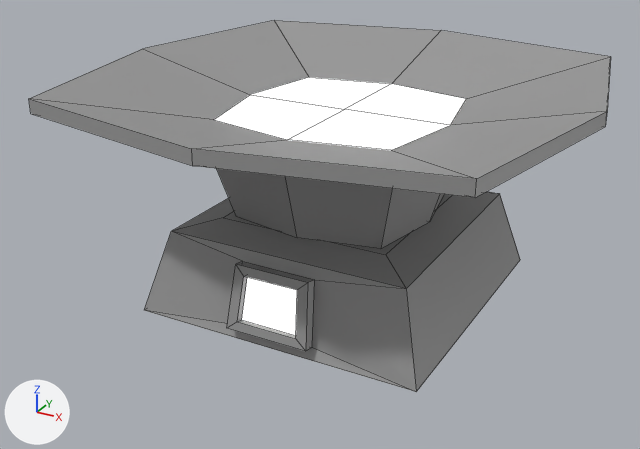
Before and after pictures for a commit that changed the Blender file assets/models/weighter.blend.
Both versions are drawn from a 50 mm camera at (0.353, -0.688, 0.402) aimed at (-0.015, -0.018, 0.067). The axes (+X, +Y, +Z) are drawn at lower left. The lights are the same throughout. Mesh edges are drawn as thin lines.

The first picture shows 'Weighter', 'WeighterPlate'.
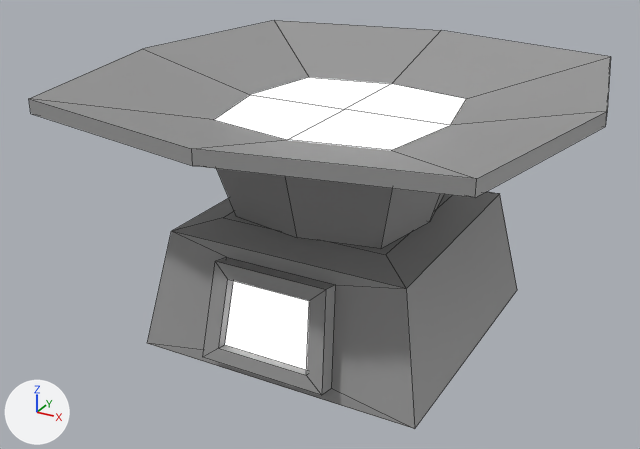
The newer file is also rescaled (x1.602), turned or shifted as a whole; pictures and numbers use the older file's frame.

The change in detail:
me_cube has 28 vertices, 26 faces and spans x -0.136..0.136, y -0.142..0.136, z 0.0..0.084.
me_cube is used by ob_weighter; location (0.0, 0.0, 0.0).
Before the commit, vertices of me_cube: 1 (-0.136, 0.136, 0.0), 3 (0.136, 0.136, 0.0) at pixel (520, 259), 13 (0.136, -0.136, 0.0) at pixel (416, 391), 14 (-0.136, -0.136, 0.0) at pixel (144, 310).
Part 1, on me_cube:
Vertices 1, 3, 13, 14 of me_cube move by (0.0, 0.0, -0.035).
Vertex 0 of me_cube moves from (-0.039, -0.131, 0.009) to (-0.06, -0.135, -0.022).
Vertex 2 of me_cube moves from (0.039, -0.131, 0.009) at pixel (312, 347) to (0.06, -0.135, -0.022) at pixel (331, 388).
Vertex 4 of me_cube moves from (-0.035, -0.12, 0.067) at pixel (242, 261) to (-0.053, -0.117, 0.066) at pixel (226, 257).
Vertex 7 of me_cube moves from (0.035, -0.12, 0.067) at pixel (314, 279) to (0.054, -0.117, 0.066) at pixel (335, 284).
Vertex 16 of me_cube moves from (-0.029, -0.141, 0.02) at pixel (237, 321) to (-0.044, -0.149, -0.006) at pixel (218, 348).
Vertex 17 of me_cube moves from (0.029, -0.141, 0.02) at pixel (295, 338) to (0.044, -0.149, -0.006) at pixel (306, 375).
Vertex 18 of me_cube moves from (-0.026, -0.132, 0.061) at pixel (243, 276) to (-0.04, -0.137, 0.056) at pixel (227, 279).
Vertex 19 of me_cube moves from (0.026, -0.132, 0.061) at pixel (297, 289) to (0.04, -0.137, 0.056) at pixel (309, 300).
Vertex 20 of me_cube moves from (0.035, -0.131, 0.069) at pixel (307, 282) to (0.054, -0.134, 0.069) at pixel (325, 289).
Vertex 21 of me_cube moves from (0.039, -0.142, 0.012) at pixel (305, 351) to (0.06, -0.152, -0.019) at pixel (321, 395).
Vertex 22 of me_cube moves from (-0.039, -0.142, 0.012) at pixel (226, 328) to (-0.06, -0.152, -0.019) at pixel (202, 357).
Vertex 23 of me_cube moves from (-0.035, -0.131, 0.069) at pixel (235, 264) to (-0.053, -0.134, 0.069) at pixel (215, 261).
Vertex 24 of me_cube moves from (-0.029, -0.134, 0.019) at pixel (241, 319) to (-0.044, -0.139, -0.008) at pixel (224, 344).
Vertex 25 of me_cube moves from (0.029, -0.134, 0.019) to (0.044, -0.139, -0.008).
Vertex 26 of me_cube moves from (-0.026, -0.126, 0.06) to (-0.04, -0.127, 0.055).
Vertex 27 of me_cube moves from (0.026, -0.126, 0.06) to (0.04, -0.127, 0.055).

Location of each change, (x1, y1, x2, y2) in pixels of the pictures (640 x 449 px; the box of a moved part takes in the faces that stretch with it):
'Weighter', reshaped (18% taller)
    before: (144, 191, 520, 392)
    after: (147, 191, 517, 429)
part 1 of me_cube, moved or reshaped
    before: (144, 194, 520, 392)
    after: (147, 194, 517, 429)
